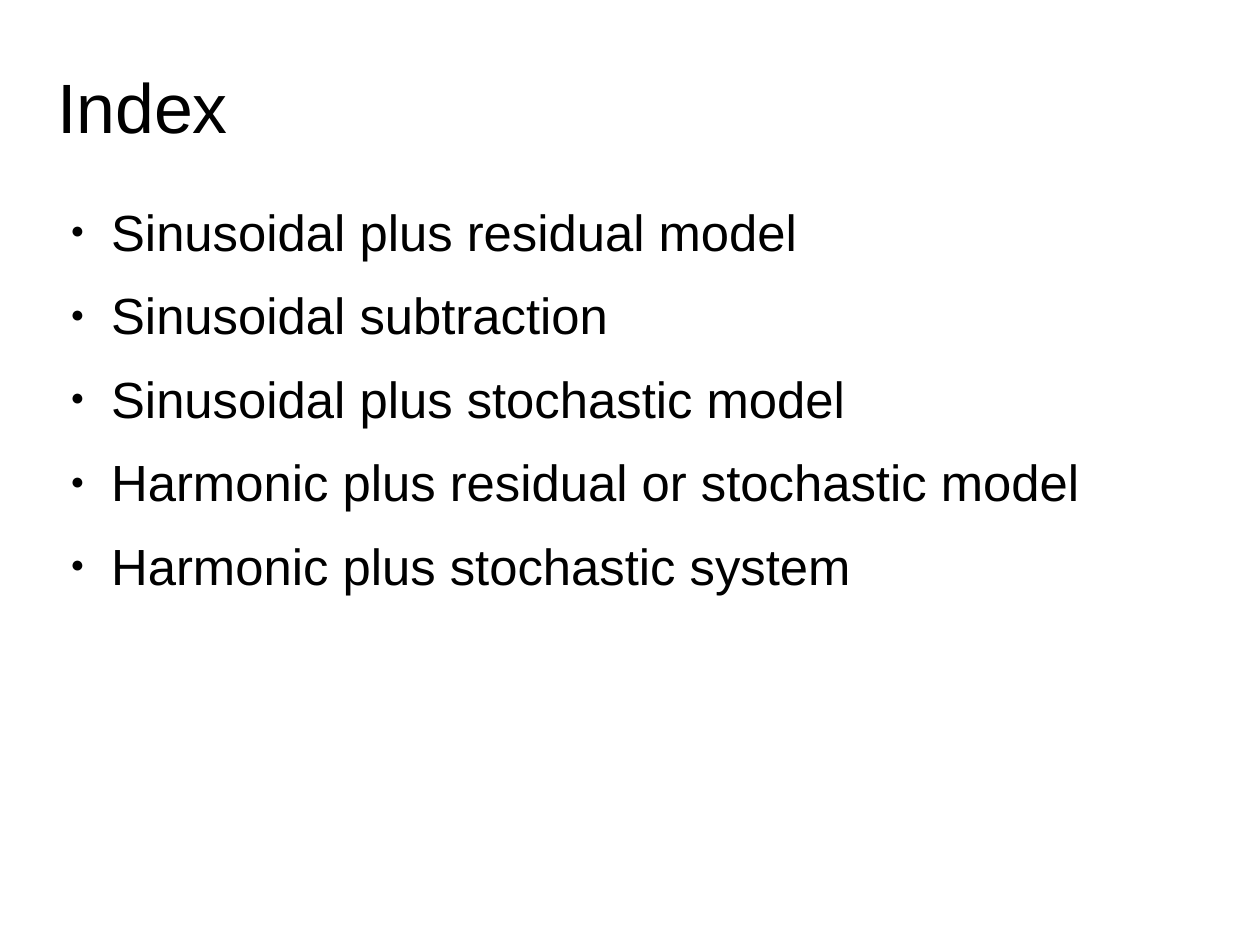
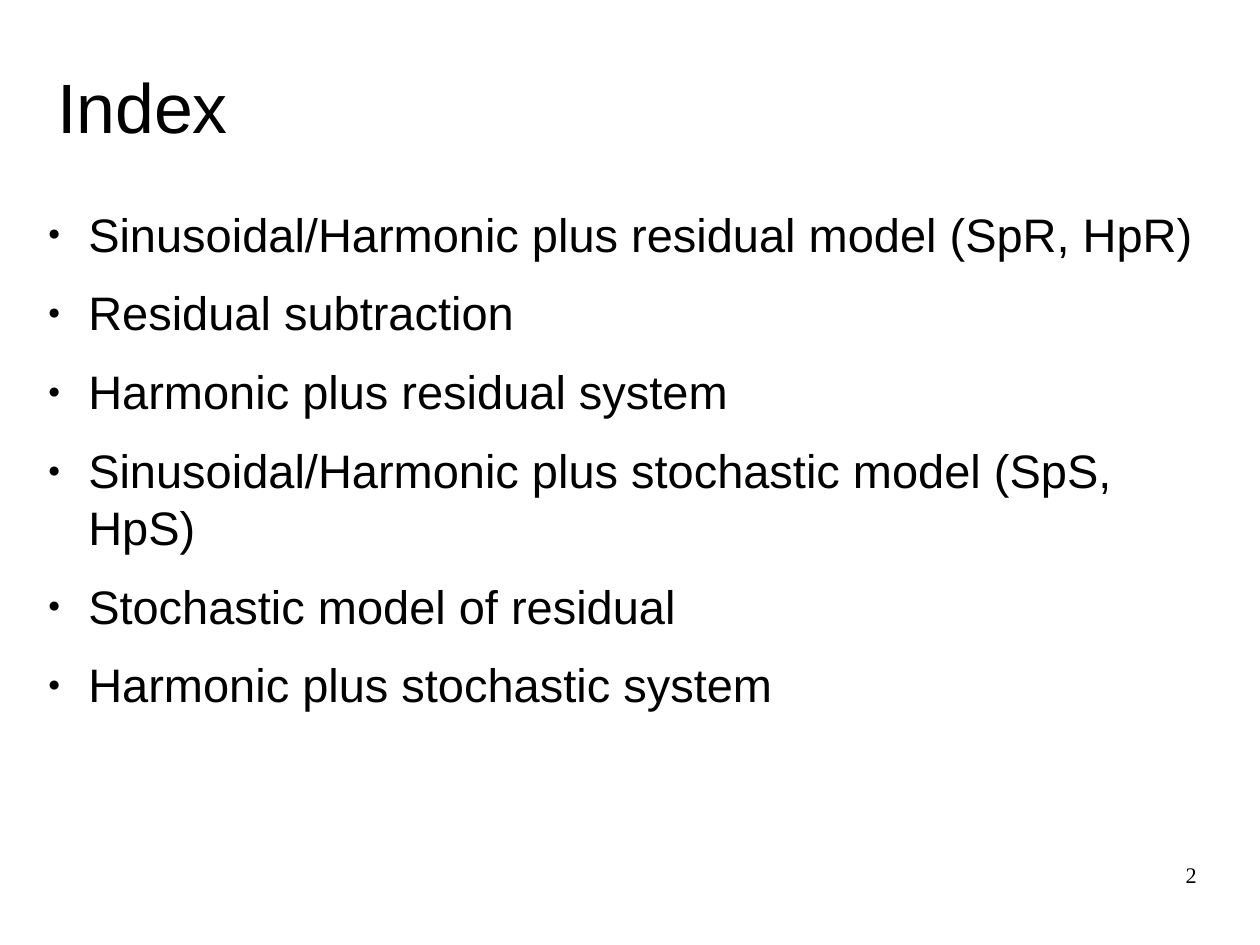
Before and after one commit to MTG/sms-tools, a slide deck: slide 2 of lectures/7-Sinusoidal-plus-residual-model/Sinusoidal-plus-residual-model.odp. Drawn at 1260x945 pixels with LibreOffice and Linux fonts; fonts in the diff are those of the drawing. Boxes give left, top, right and bottom in pixels: in the first picture for what was removed or moved away, otherwise in the second. Text is boxed around its words. In the diff, an @@ line names an element or a change of style, - is before the commit and + after.

Commit message:
changes to lecture 7

```diff
--- a/lectures/7-Sinusoidal-plus-residual-model/Sinusoidal-plus-residual-model.odp
+++ b/lectures/7-Sinusoidal-plus-residual-model/Sinusoidal-plus-residual-model.odp
@@ text "Sinusoidal/Harmonic plus residual model (SpR, ...": place and size @@
-text "Sinusoidal/Harmonic plus residual model (SpR, ..." at <box>111,214,1079,595</box>
+text "Sinusoidal/Harmonic plus residual model (SpR, ..." at <box>88,218,1193,711</box>
@@ text at <box>88,218,1193,625</box>: text changed; size 32 to 29.6 pt @@
-● Sinusoidal plus residual model
-● Sinusoidal subtraction
-● Sinusoidal plus stochastic model
-● Harmonic plus residual or stochastic model
+● Sinusoidal/Harmonic plus residual model (SpR, HpR)
+● Residual subtraction
+● Harmonic plus residual system
+● Sinusoidal/Harmonic plus stochastic model (SpS, HpS)
+● Stochastic model of residual
@@ text at <box>88,668,772,711</box>: size 32 to 29.6 pt in "Harmonic plus stochastic system" @@
@@ page number added at <box>1186,868,1197,883</box>, 14 pt, text #000000 @@
+2
```
Also in this commit, not shown: 7 other slides changed, 5 slides added, 2 slides removed, 31 other files.
